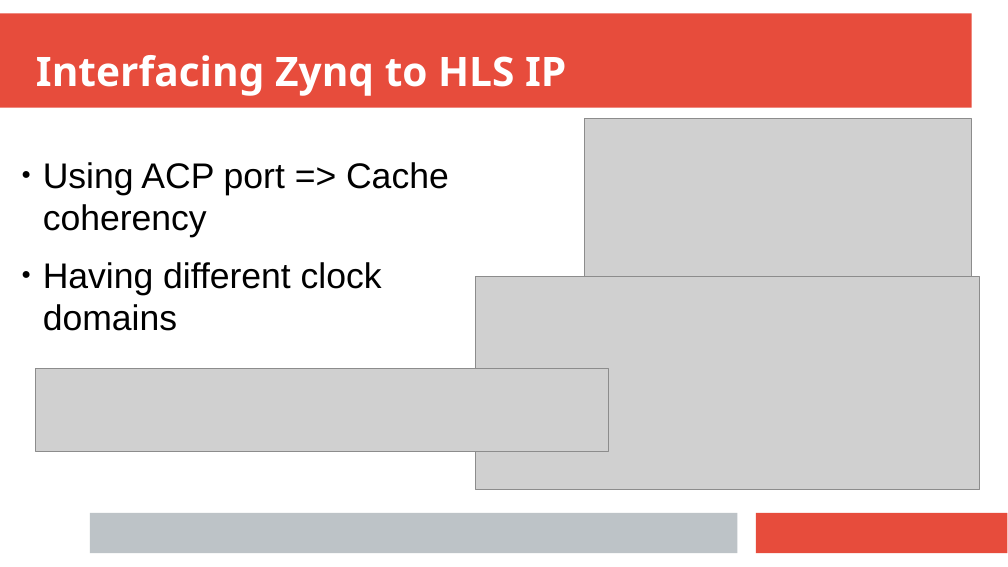
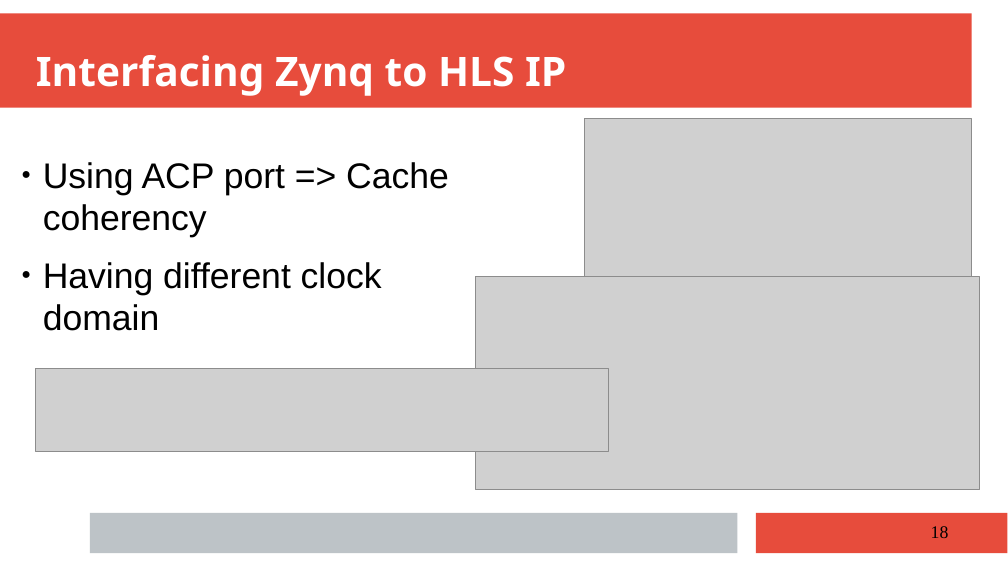
Before and after one commit to anisghaoui/A2, a slide deck: slide 18 of presentation_finale/prensent_A2_group_1.pptx. Drawn at 1008x567 pixels with LibreOffice and Linux fonts; fonts in the diff are those of the drawing; grey boxes stand for pictures. Boxes give left, top, right and bottom in pixels: in the first picture for what was removed or moved away, otherwise in the second. Text is boxed around its words. In the diff, an @@ line names an element or a change of style, - is before the commit and + after.

```diff
--- a/presentation_finale/prensent_A2_group_1.pptx
+++ b/presentation_finale/prensent_A2_group_1.pptx
@@ text at box(43, 262, 382, 331): text changed @@
-● Having different clock domains
+● Having different clock domain
@@ page number added at box(931, 526, 949, 538), 14 pt, text #000000 @@
+18
```
Also in this commit, not shown: 21 other slides changed, 5 other files.
